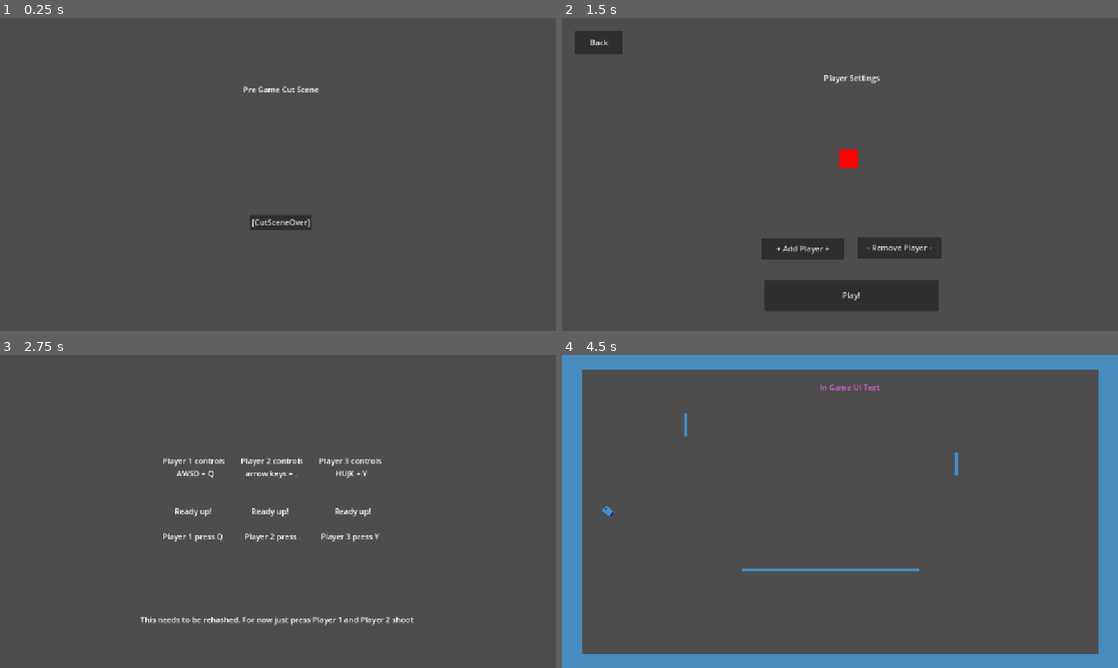
Above: before the commit, frames 1-4 (two rows, left to right).
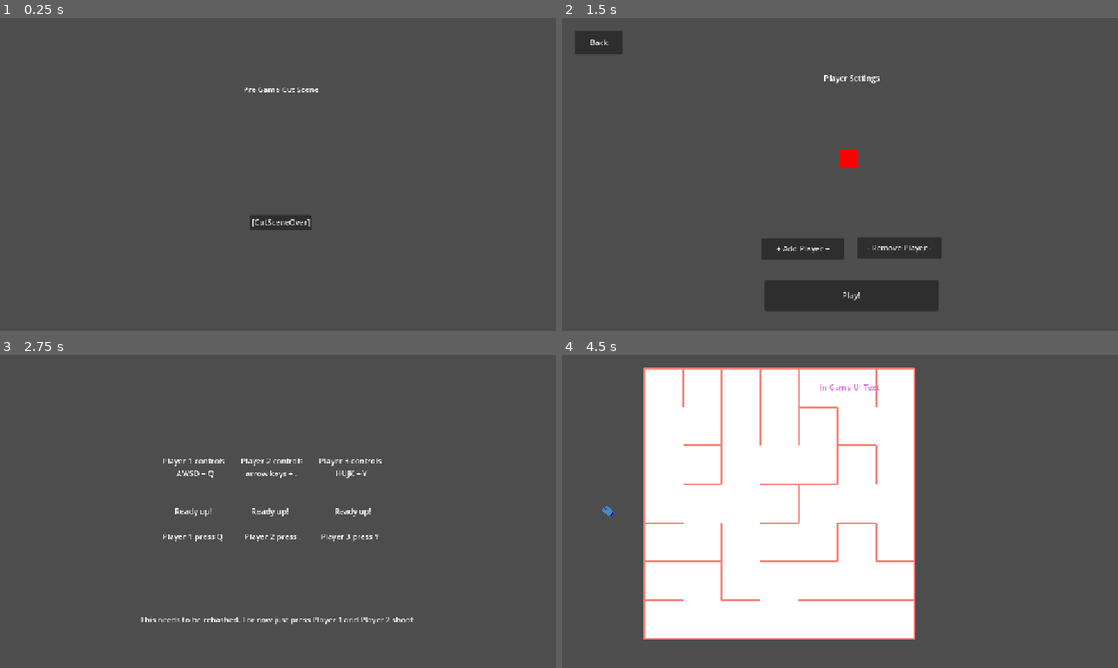
Above: after the commit, the same moments.

Repository: JoeyGiordano/TankTrouble2
Game: Godot game, scene res://game_container/game_container.tscn
Same seed, same stepped clock (60 frames per second), same inputs: the game is played once before the commit and once after it. The engine's default icon, where the game draws it, is replaced by a stand-in: a white triangle on a blue panel in a dark square.
Inputs:
- Up to frame 1 (0.25 s): no input
- Up to frame 2 (1.5 s): click "[CutSceneOver]" at 0.5 s; click "Play" at 1.25 s
- Up to frame 3 (2.75 s): click "Play!" at 2 s
- Up to frame 4 (4.5 s): tap Enter at 2.75, 4.25 s; hold W (player1_up) 2.78-3.53 s; hold . (player0_shoot) 2.78-3.53 s; tap Space at 3.5 s; hold Down (ui_down) 3.53-4.28 s; tap Q (player1_shoot) at 3.6 s; hold W (player1_up) from 4.28 s (still down); tap K (player2_right) at 4.35 s

The runs differ from the first frame. In frame 1, 0.2% of the frame differs, in the area x 43-58%, y 21-67%; in frame 2, 0.2%; in frame 3, 1.0%; in frame 4, 58%, in the area x 0-100%, y 0-100%.

Commit message:
Initial Random Level Generation
Created a setup using the growing tree algorithm to design the level in a maze-like fashion for an initial generation setup
This was put inside a folder in levels called level_gen
One minor project settings tweak for pixel art clarity
Created a test level for level_gen and added it to the reference and levels folder

Diff:
--- a/autoloads/LevelLoader.gd
+++ b/autoloads/LevelLoader.gd
@@ -21,7 +21,8 @@
 	Utility.replace_scene_in_holder(Global.LevelHolder, new_level)
 
 func _determine_next_level() -> String :
-	return "test_level_" + str(randi_range(0,3))
+	#return "test_level_" + str(randi_range(0,3)) NORMAL!
+	return "level_gen_test_level" #DEBUG!
 
 func spawn_players() :
 	#spawns players, can be overriden in extended class if more complex behavior is desired
--- a/autoloads/Reference/Reference.gd
+++ b/autoloads/Reference/Reference.gd
@@ -34,6 +34,7 @@
 @export var test_level_1 : PackedScene
 @export var test_level_2 : PackedScene
 @export var test_level_3 : PackedScene
+@export var level_gen_test_level : PackedScene
 
 @export_group("Prefabs")
 @export var tank_scene : PackedScene
--- a/autoloads/Reference/Reference.tscn
+++ b/autoloads/Reference/Reference.tscn
@@ -17,6 +17,7 @@
 [ext_resource type="PackedScene" uid="uid://ddq1u3wwk2bwj" path="res://tank/tank.tscn" id="13_acwhr"]
 [ext_resource type="PackedScene" uid="uid://rigrosaete8h" path="res://levels/test_level_3.tscn" id="14_0nf36"]
 [ext_resource type="Resource" uid="uid://c3hg6budcbmhm" path="res://tank/stats/base_tank_stats.tres" id="15_axg78"]
+[ext_resource type="PackedScene" uid="uid://nnt58oni83nl" path="res://levels/level_gen_test_level.tscn" id="15_hiq1x"]
 
 [node name="Reference" type="Node"]
 script = ExtResource("1_pmmna")
@@ -33,6 +34,7 @@
 test_level_1 = ExtResource("10_yjp2r")
 test_level_2 = ExtResource("11_xedrw")
 test_level_3 = ExtResource("14_0nf36")
+level_gen_test_level = ExtResource("15_hiq1x")
 tank_scene = ExtResource("13_acwhr")
 basic_bullet = ExtResource("12_vdkhk")
 base_tank_stats = ExtResource("15_axg78")
--- /dev/null
+++ b/levels/level_gen/level_gen_bone.gd
@@ -0,0 +1,14 @@
+extends Resource
+class_name LevelGenBone
+
+##Holds the bone data for a future section of level[br]
+##Can be used later to hold more advanced data
+
+@export var sides : Array[int] # -1 = border, 0 = unknown, 1 = wall, 2 = opening
+var coords : Vector2i #this will be used for when the bone is randomly picked from active_bones
+
+func setup(tile_type : LevelGenerator.TILE_TYPE):
+	#initializing the tile based on tile type
+	match tile_type:
+		LevelGenerator.TILE_TYPE.SQUARE:
+			sides.resize(4) #indexes : 0 - N, 1 - E, 2 - S, 3 - W (NESW)
--- /dev/null
+++ b/levels/level_gen/level_gen_bone.tres
@@ -0,0 +1,9 @@
+[gd_resource type="Resource" script_class="LevelGenBone" load_steps=2 format=3 uid="uid://b2ea07rprulyt"]
+
+[ext_resource type="Script" uid="uid://dln15b5r85yhb" path="res://levels/level_gen/level_gen_bone.gd" id="1_xgscf"]
+
+[resource]
+resource_local_to_scene = true
+script = ExtResource("1_xgscf")
+sides = Array[int]([])
+metadata/_custom_type_script = "uid://dln15b5r85yhb"
--- /dev/null
+++ b/levels/level_gen/level_gen_wall.gd
@@ -0,0 +1,13 @@
+extends Node2D
+class_name LevelGenWall
+
+#NOTE: most certaintly needs to be reworked, this is for testing purposes for now
+
+@onready var sprite : Sprite2D = $Sprite2D
+@onready var collision_shape : CollisionShape2D = $StaticBody2D/CollisionShape2D
+@export var scale_ : Vector2 = Vector2(1,1)
+#borrows physics material from wall.tscn
+
+func _ready():
+	collision_shape.shape.size = scale_
+	sprite.scale = Vector2(scale_.x,scale_.y/2)
--- /dev/null
+++ b/levels/level_gen/level_gen_wall.tscn
@@ -0,0 +1,24 @@
+[gd_scene load_steps=5 format=3 uid="uid://dum6085nqdo78"]
+
+[ext_resource type="Script" uid="uid://2dkadkv22ljj" path="res://levels/level_gen/level_gen_wall.gd" id="1_mdtf3"]
+[ext_resource type="PhysicsMaterial" uid="uid://bl5a4s68smpol" path="res://game/wall/wall_physmat.tres" id="2_4jurj"]
+[ext_resource type="Texture2D" uid="uid://dxe5rsvu84bgc" path="res://icon.svg" id="2_4smjr"]
+
+[sub_resource type="RectangleShape2D" id="RectangleShape2D_4smjr"]
+size = Vector2(1, 2)
+
+[node name="LevelGenWall" type="Node2D"]
+script = ExtResource("1_mdtf3")
+
+[node name="Sprite2D" type="Sprite2D" parent="."]
+modulate = Color(0.972549, 0.513726, 0.47451, 1)
+texture = ExtResource("2_4smjr")
+region_enabled = true
+region_rect = Rect2(79, 62, 1, 2)
+
+[node name="StaticBody2D" type="StaticBody2D" parent="."]
+collision_mask = 6
+physics_material_override = ExtResource("2_4jurj")
+
+[node name="CollisionShape2D" type="CollisionShape2D" parent="StaticBody2D"]
+shape = SubResource("RectangleShape2D_4smjr")
--- /dev/null
+++ b/levels/level_gen/level_generator.gd
@@ -0,0 +1,223 @@
+extends Node2D
+class_name LevelGenerator
+
+## Growing Tree Algorithm Grid-Based Level Generation
+##
+## [i]This goes through 3 stages: [/i][br][br]
+##
+## 1) [b]Initialization [/b][br]
+## Where everything begins, based on the many inputs to this script[br][br]
+## 2) [b]Skeleton Builder[/b][br]
+## Placing the bones of the level and (psuedo) connecting them using the growing tree algorithm[br][br]
+## 3) [b]Level Builder[/b][br]
+## Building out the level based on the bones generated[br][br]
+
+@export_group("Generation Limits")
+@export var gen_bounds : Vector2i = Vector2i(6,6) #cell # width x cell # height
+@export_subgroup("Cell Limits")
+@export_range(-1,1000,1) var tile_limit : int = 0 #-1 = random, 0 = no limit
+@export var random_tile_limit_bounds : Vector2i = Vector2i(1,100)
+
+@export_group("Tiles")
+@export var tile_type : TILE_TYPE = TILE_TYPE.SQUARE
+@export var scale_ : Vector2i = Vector2i(40,40) #pixel x pixel NOTE: 40 seems to be the default for grid.gd so I'll use that for now
+@export_range(0.01,1,0.01) var wall_centage : float = 0.05 #percentage of tile_space taken up by wall
+
+# observe decision_maker to see how these are used
+# the higher the number the more they're being used
+# keeping the total weights to 100 makes it easy to compare different parameter generations
+# ex: 30 random (30%) + 40 newest (40%) + 30 middle (30%) = 100% of decision
+@export_group("Decision Maker")
+@export_range(0,100,1) var random_weight : int = 0
+@export_range(0,100,1) var newest_weight : int = 0
+@export_range(0,100,1) var middle_weight : int = 0
+@export_range(0,100,1) var oldest_weight : int = 0
+
+#WARNING: smash_random_walls has not been implemented yet, so they do nothing currently
+#@export_group("Miscellaneous")
+#@export_range(-1,1000,1) var smash_random_walls : int = 0 #-1 = random, 0 = don't kill random walls
+
+@onready var bone_resource_template : LevelGenBone = preload("uid://b2ea07rprulyt")
+@onready var wall_template : LevelGenWall = preload("uid://dum6085nqdo78").instantiate()
+@onready var floor_template : Sprite2D = Sprite2D.new() #NOTE: super temporary, will be replaced with tilemap later
+@onready var bone_holder : Node2D = $Origin/BoneHolder
+@onready var wall_holder : Node2D = $Origin/WallHolder
+@onready var floor_holder : Node2D = $Origin/FloorHolder
+@onready var origin_marker : Marker2D = $Origin #This will be more important once BSP is implemented...
+
+enum TILE_TYPE { #NOTE: Everything but squares are just ideas we can implement (if we want) later
+	SQUARE,
+	TRIANGLE, #NOTE: requires half the cells to be flipped upside down
+	HEXAGON, #NOTE: requires adapting map_bones to some hexagon coords system
+	DIAMOND #NOTE: something similar to what hexagon needs, but a bit less work
+}
+
+#TODO! (implement this into level gen)
+#var tank_spawns : int = PlayerManager.player_count() #NOTE: might need to also account for CPU tanks later!
+
+var map_bones : Array[Array]
+# map of the bones as they are created, informs about unvisited/visited neighbors
+# NOTE: can also be used for a minimap if you feel so inclined
+# works in [x][y] : +x (left to right), +y (top to down)
+
+var bone_count : int = 0
+var active_bones : Array[LevelGenBone] #keeps track of bones with univisited neighbors
+
+func inverse_direction(direction : int) -> int:
+	#this varies depending on the number of sides of the tile
+	match tile_type:
+		TILE_TYPE.SQUARE:
+			return (direction+2)%4 #(direction+ceil(sides/2))%sides
+	return -1
+
+func direction_to_offset(direction : int) -> Vector2i:
+	#again, varies depending on the number of sides of the tile
+	match tile_type:
+		TILE_TYPE.SQUARE:
+			match direction:
+				0: #N
+					return Vector2i(0,-1)
+				1: #E
+					return Vector2i(1,0)
+				2: #S
+					return Vector2i(0,1)
+				3: #W
+					return Vector2i(-1,0)
+	return Vector2i(0,0)
+
+func coords_to_position(coords : Vector2i) -> Vector2i:
+	return Vector2i(coords.x*scale_.x,coords.y*scale_.y)
+
+#initializing stage (1)
+func _ready(): #NOTE: currently does not wait for anything!
+	#initializing the first bone, map_bones, active_bones, wall_template, floor_template
+	bone_resource_template.setup(tile_type)
+	map_bones.resize(gen_bounds.x)
+	for i in map_bones:
+		i.resize(gen_bounds.y)
+	var origin_bone : LevelGenBone = place_bone(Vector2i(randi_range(0,gen_bounds.x-1),randi_range(0,gen_bounds.y-1)),-1,null)
+	active_bones.append(origin_bone)
+	#NOTE: wall template will need some tweaks to accomidate better wall graphics!
+	wall_template.scale_ = Vector2(scale_.x*wall_centage,scale_.y)
+	wall_template.rotate(PI/2) #starts in north position to make rotation based on direction easier
+	#floor_template temp files, will be replaced with something nicer a bit later!
+	floor_template.texture = load("uid://dxe5rsvu84bgc")
+	floor_template.region_enabled = true
+	floor_template.region_rect = Rect2(65,62,2,2)
+	floor_template.scale = scale_/2
+	#starts stage 2
+	skeleton_builder()
+
+#skeleton builder stage (2)
+func skeleton_builder():
+	var tile_limit_flag: bool = true
+	if tile_limit == -1:
+		tile_limit = randi_range(random_tile_limit_bounds.x,random_tile_limit_bounds.y)
+	if tile_limit == 0:
+		tile_limit_flag = false
+	#the main builder loop
+	while (true):
+		var active_bone : LevelGenBone = decision_maker()
+		var direction : int = -1
+		#some base randomization for what cell should be added to active_bones
+		if active_bone.sides.has(0):
+			var possibles : Array[int] = []
+			for i in range(active_bone.sides.size()):
+				if active_bone.sides[i] == 0:
+					possibles.append(i)
+			direction = possibles.pick_random()
+			place_bone(active_bone.coords+direction_to_offset(direction),direction,active_bone)
+		else: #removing the bones with no unvisited neighbors
+			active_bones.erase(active_bone)
+		if tile_limit_flag:
+			if bone_count >= tile_limit or active_bones.is_empty():
+				break #THE END (of stage 2)
+		else:
+			if active_bones.is_empty():
+				#TEST reading map_bones
+				for i in range(len(map_bones[0])):
+					var row : String = ""
+					print("===")
+					for j in range(len(map_bones)):
+						if map_bones[j][i] == null:
+							row = row + "[   null    ] | "
+						else:
+							row = row + str(map_bones[j][i].sides) + " | "
+					print(row)
+				#end of TEST
+				break #THE END (of stage 2)
+	level_builder()
+
+func decision_maker() -> LevelGenBone:
+	#makes the important decision -- what cell are we building off next?
+	var decisions : Array[String]
+	for i in range(random_weight):
+		decisions.append("R") #random
+	for i in range(newest_weight):
+		decisions.append("N") #newest
+	for i in range(middle_weight):
+		decisions.append("M") #middle
+	for i in range(oldest_weight):
+		decisions.append("O") #oldest
+	if !decisions.is_empty():
+		var decision : String = decisions.pick_random()
+		match decision:
+			"N":
+				return active_bones.back()
+			"M":
+				return active_bones[ceil(active_bones.size()/2.0)]
+			"O":
+				return active_bones.front()
+	return active_bones.pick_random() #random is the default choice
+
+func place_bone(coords : Vector2i, direction : int, branch_bone : LevelGenBone) -> LevelGenBone:
+	var new_bone : LevelGenBone = bone_resource_template.duplicate(true)
+	new_bone.coords = coords
+	active_bones.append(new_bone)
+	map_bones[coords.x][coords.y] = new_bone
+	#direction of -1 means there is no branch bone (think origin bone)
+	if direction != -1:
+		new_bone.sides[inverse_direction(direction)] = 2
+		branch_bone.sides[direction] = 2
+	bone_count += 1
+	#probing borders around new bone
+	for i in range(new_bone.sides.size()):
+		if new_bone.sides[i] == 0:
+			var probe_coords : Vector2i = new_bone.coords+direction_to_offset(i)
+			if probe_coords.x >= gen_bounds.x or probe_coords.x < 0 or probe_coords.y >= gen_bounds.y or probe_coords.y < 0:
+				new_bone.sides[i] = -1 #border
+			elif map_bones[probe_coords.x][probe_coords.y] != null:
+				new_bone.sides[i] = 1 #there's a cell over there, so wall it off
+				map_bones[probe_coords.x][probe_coords.y].sides[inverse_direction(i)] = 1
+	return new_bone
+
+#level building stage (3)
+func level_builder():
+	#walls are placed on borders between tiles
+	match tile_type:
+		TILE_TYPE.SQUARE:
+			#building each square by bottom and right side while dealing with (literal) edge cases
+			for i in range(map_bones.size()):
+				for j in range(map_bones[i].size()):
+					if map_bones[i][j] != null:
+						if i == 0:
+							place_wall(map_bones[i][j],3) #place left border
+						if j == 0:
+							place_wall(map_bones[i][j],0) #place top border
+						if (map_bones[i][j].sides[1] == 1 or map_bones[i][j].sides[1] == -1):
+							place_wall(map_bones[i][j],1) #right wall
+						if (map_bones[i][j].sides[2] == 1 or map_bones[i][j].sides[2] == -1):
+							place_wall(map_bones[i][j],2) #left wall
+						#NOTE: if we implement a tilemap for the floor, we will need to change up this code!
+						var floor_sprite = floor_template.duplicate()
+						floor_sprite.position = Vector2(coords_to_position(map_bones[i][j].coords))
+						floor_holder.add_child(floor_sprite)
+
+func place_wall(bone : LevelGenBone, direction : int):
+	match tile_type:
+		TILE_TYPE.SQUARE:
+			var new_wall : LevelGenWall = wall_template.duplicate()
+			new_wall.rotate((PI/2)*(direction%2))
+			new_wall.position = Vector2(coords_to_position(bone.coords))
+			new_wall.position += Vector2(direction_to_offset(direction)*(scale_/2)) #moving it to border, rather than center
+			wall_holder.add_child(new_wall)
--- /dev/null
+++ b/levels/level_gen/level_generator.tscn
@@ -0,0 +1,16 @@
+[gd_scene load_steps=2 format=3 uid="uid://dtak7aat5yspu"]
+
+[ext_resource type="Script" uid="uid://83pifmalc47k" path="res://levels/level_gen/level_generator.gd" id="1_73hm2"]
+
+[node name="LevelGenerator" type="Node2D"]
+script = ExtResource("1_73hm2")
+gen_bounds = Vector2i(10, 10)
+scale_ = Vector2i(70, 70)
+
+[node name="Origin" type="Marker2D" parent="."]
+
+[node name="BoneHolder" type="Node2D" parent="Origin"]
+
+[node name="FloorHolder" type="Node2D" parent="Origin"]
+
+[node name="WallHolder" type="Node2D" parent="Origin"]
--- /dev/null
+++ b/levels/level_gen_test_level.tscn
@@ -0,0 +1,45 @@
+[gd_scene load_steps=4 format=3 uid="uid://nnt58oni83nl"]
+
+[ext_resource type="Script" uid="uid://bciuldxspt6ul" path="res://game/grid/grid.gd" id="1_bvjr1"]
+[ext_resource type="PackedScene" uid="uid://dtak7aat5yspu" path="res://levels/level_gen/level_generator.tscn" id="2_bvjr1"]
+[ext_resource type="Script" uid="uid://dm5taoqysx28v" path="res://game/grid/snap_to_grid.gd" id="3_7fycu"]
+
+[node name="LevelGenTestLevel" type="Node"]
+
+[node name="Camera2D" type="Camera2D" parent="."]
+
+[node name="Grid" type="Node" parent="."]
+script = ExtResource("1_bvjr1")
+
+[node name="LevelGenerator" parent="." instance=ExtResource("2_bvjr1")]
+position = Vector2(-366, -257)
+gen_bounds = Vector2i(7, 7)
+scale_ = Vector2i(80, 80)
+
+[node name="SpawnPoints" type="Node2D" parent="."]
+
+[node name="Node2D" type="Node2D" parent="SpawnPoints" node_paths=PackedStringArray("grid")]
+position = Vector2(-480, 0)
+script = ExtResource("3_7fycu")
+grid = NodePath("../../Grid")
+grid_pos = Vector2(-12, 0)
+
+[node name="Node2D2" type="Node2D" parent="SpawnPoints" node_paths=PackedStringArray("grid")]
+position = Vector2(480, 0)
+rotation = 3.14159
+script = ExtResource("3_7fycu")
+grid = NodePath("../../Grid")
+grid_pos = Vector2(12, 0)
+
+[node name="Node2D3" type="Node2D" parent="SpawnPoints" node_paths=PackedStringArray("grid")]
+position = Vector2(-480, -80)
+script = ExtResource("3_7fycu")
+grid = NodePath("../../Grid")
+grid_pos = Vector2(-12, -2)
+
+[node name="Node2D4" type="Node2D" parent="SpawnPoints" node_paths=PackedStringArray("grid")]
+position = Vector2(480, 80)
+rotation = 3.14159
+script = ExtResource("3_7fycu")
+grid = NodePath("../../Grid")
+grid_pos = Vector2(12, 2)
--- a/project.godot
+++ b/project.godot
@@ -1,3 +1,11 @@
+; Engine configuration file.
+; It's best edited using the editor UI and not directly,
+; since the parameters that go here are not all obvious.
+;
+; Format:
+;   [section] ; section goes between []
+;   param=value ; assign values to parameters
+
 config_version=5
 
 [application]
@@ -130,5 +138,6 @@
 
 [rendering]
 
+textures/canvas_textures/default_texture_filter=0
 renderer/rendering_method="gl_compatibility"
 renderer/rendering_method.mobile="gl_compatibility"
Not shown: 1 places in autoloads/Reference/Reference.tscn that only renumber resources
Not shown, added: levels/level_gen/level_gen_bone.gd.uid
Not shown, added: levels/level_gen/level_gen_wall.gd.uid
Not shown, added: levels/level_gen/level_generator.gd.uid
